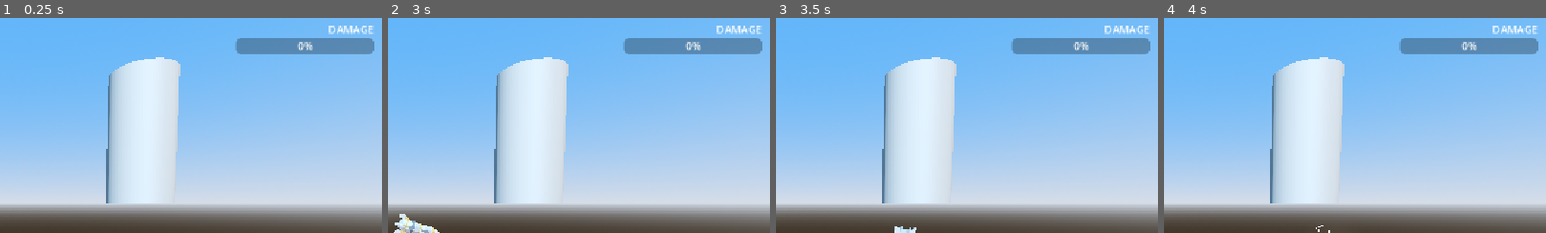
Above: before the commit, frames 1-4 (left to right).
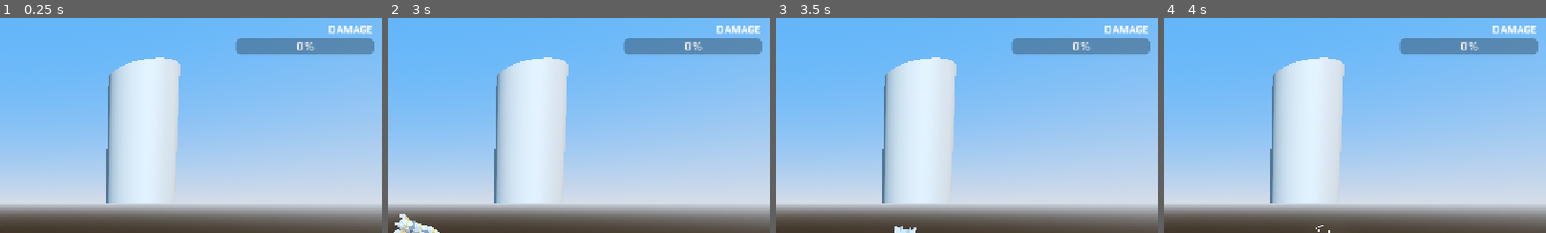
Above: after the commit, the same moments.

Repository: CharlExMachina/godot-3d-project-boost
Game: Godot game, scene res://level/level.tscn
Same seed, same stepped clock (60 frames per second), same inputs: the game is played once before the commit and once after it.
Inputs:
- Up to frame 1 (0.25 s): no input
- Up to frame 2 (3 s): tap Enter at 0.5 s; hold D (rotate_right) 0.53-1.28 s; hold Space (boost) 0.53-1.28 s; hold A (rotate_left) 1.28-2.03 s; tap Space (boost) at 1.35, 2.85 s; hold Space (boost) 2.03-2.78 s; hold D (rotate_right) from 2.03 s (still down)
- Up to frame 3 (3.5 s): keep holding D (rotate_right)
- Up to frame 4 (4 s): release D (rotate_right) at 3.53 s; hold A (rotate_left) from 3.53 s (still down); hold Space (boost) from 3.53 s (still down)
The pictures show only the part of the screen within x 49-99%, y 3-53%; the shares and areas given below are measured in that part.

The runs differ from the first frame. In frame 1, 0.3% of the frame differs, in the area x 62-98%, y 3-17%; in frame 2, 0.3%; in frame 3, 0.3%; in frame 4, 0.3%.

Commit message:
Add font for the UI

Diff:
--- a/player/hud/hud.tscn
+++ b/player/hud/hud.tscn
@@ -1,6 +1,11 @@
-[gd_scene load_steps=4 format=3 uid="uid://c8uohcrk1ecb0"]
+[gd_scene load_steps=7 format=3 uid="uid://c8uohcrk1ecb0"]
 
 [ext_resource type="Script" uid="uid://edh8wjhv2cg2" path="res://player/hud/hud.gd" id="1_vhn6v"]
+[ext_resource type="FontFile" uid="uid://cdvuoob8i4oj5" path="res://fonts/Quantico-Bold.ttf" id="2_5rf3r"]
+[ext_resource type="FontFile" uid="uid://0qte4r67kpu3" path="res://fonts/Quantico-Regular.ttf" id="2_qtddk"]
+
+[sub_resource type="LabelSettings" id="LabelSettings_5rf3r"]
+font = ExtResource("2_5rf3r")
 
 [sub_resource type="StyleBoxFlat" id="StyleBoxFlat_urp6f"]
 bg_color = Color(0.03, 0.03, 0.03, 0.290196)
@@ -34,6 +39,7 @@
 offset_bottom = 48.0
 grow_horizontal = 0
 text = "DAMAGE"
+label_settings = SubResource("LabelSettings_5rf3r")
 
 [node name="DamageBar" type="ProgressBar" parent="."]
 layout_mode = 1
@@ -45,5 +51,6 @@
 offset_right = -23.0
 offset_bottom = 73.0
 grow_horizontal = 0
+theme_override_fonts/font = ExtResource("2_qtddk")
 theme_override_styles/background = SubResource("StyleBoxFlat_urp6f")
 theme_override_styles/fill = SubResource("StyleBoxFlat_bwjto")
Binary file added: fonts/Quantico-Bold.ttf
Not shown, added: fonts/Quantico-Bold.ttf.import
Binary file added: fonts/Quantico-BoldItalic.ttf
Not shown, added: fonts/Quantico-BoldItalic.ttf.import
Binary file added: fonts/Quantico-Italic.ttf
Not shown, added: fonts/Quantico-Italic.ttf.import
Binary file added: fonts/Quantico-Regular.ttf
Not shown, added: fonts/Quantico-Regular.ttf.import
